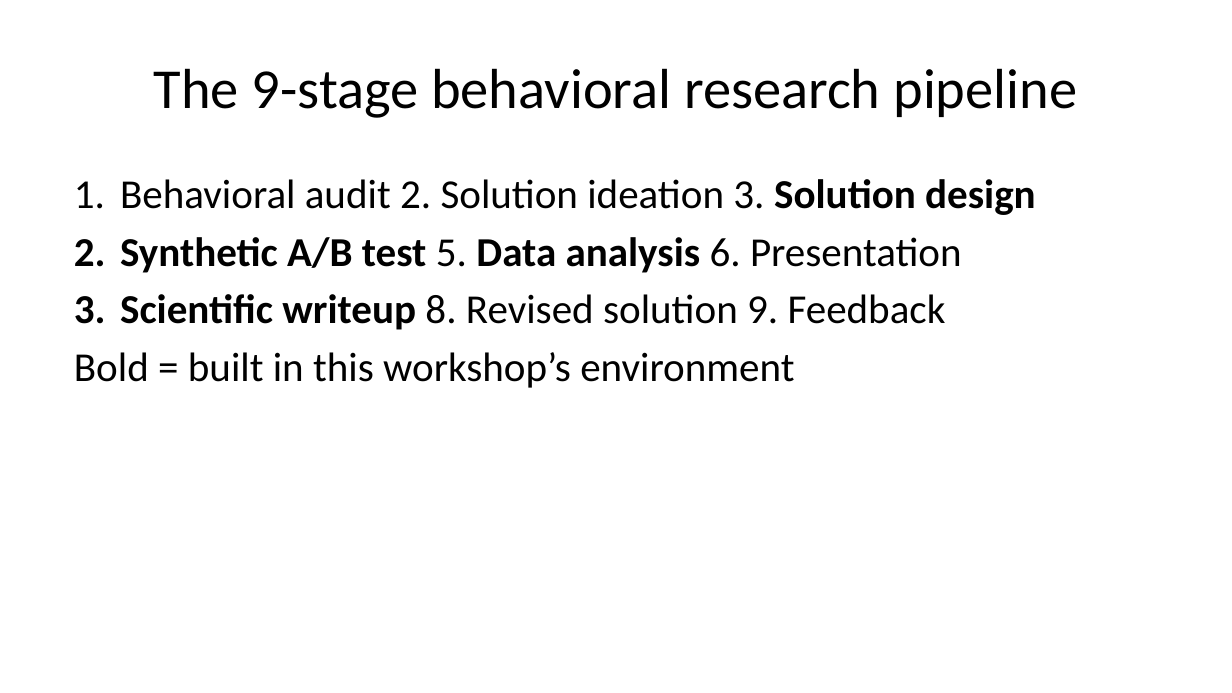
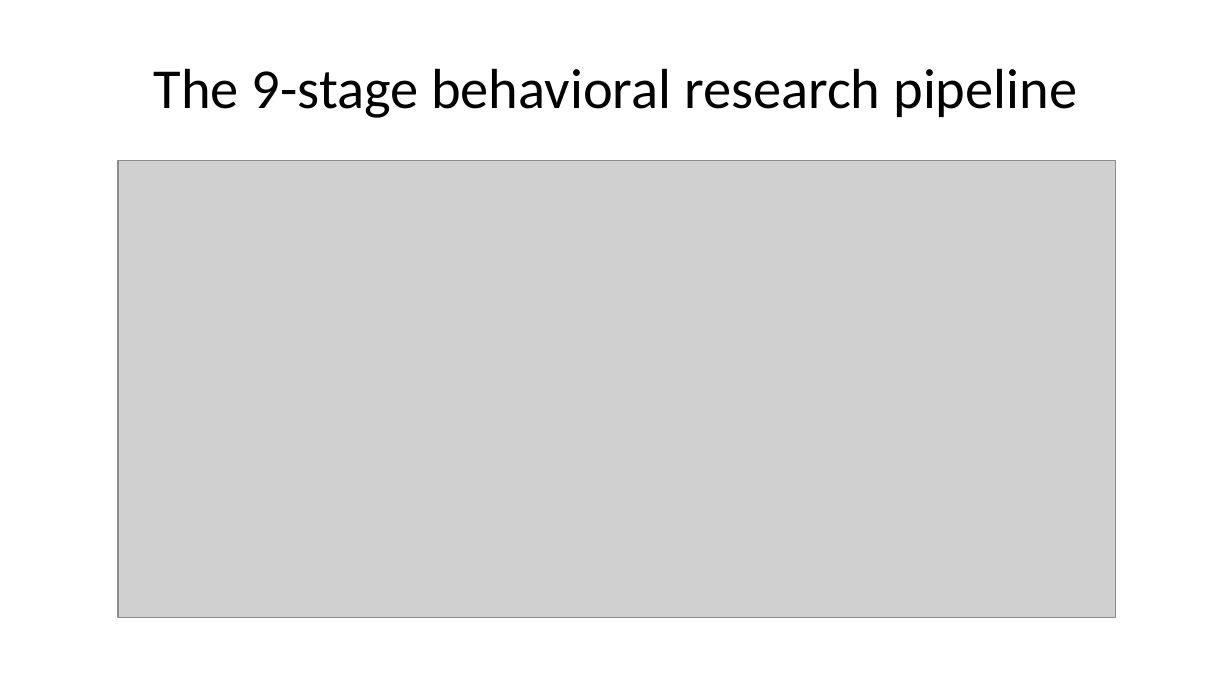
Before and after one commit to prof-stephenshu/behavioral-research-env, a slide deck: slide 10 of presentations/2026-workshop/slides.pptx. Drawn at 1232x693 pixels with LibreOffice and Linux fonts; fonts in the diff are those of the drawing; grey boxes stand for pictures. Boxes give left, top, right and bottom in pixels: in the first picture for what was removed or moved away, otherwise in the second. Text is boxed around its words. In the diff, an @@ line names an element or a change of style, - is before the commit and + after.

Commit message:
Address slide feedback: visual pipeline, concrete skill example, Stage 4 data sample
Three of four requested changes (branding pending a sample attachment):

- Replaced the plain text list of the 9-stage pipeline with a visual
  snake-flow diagram, built stages highlighted in green vs deferred in
  gray (assets/make_pipeline_diagram.py)
- Added a new slide showing a trimmed excerpt of the real
  behavioral-design SKILL.md, since Skill was previously only described
  abstractly
- Added a new Stage 4 under the hood slide showing the subjects_data.csv
  schema plus two real rows (one per condition) pulled from this
  workshop own N=400 run

Also fixed a second instance of the pandoc pptx overflow-splitting bug:
a table followed by a caption paragraph under one heading again produced
a silent orphan slide, fixed the same way as before by folding the
caption into the lead-in sentence instead of a trailing paragraph.
Verified final slide count and titles with python-pptx directly rather
than trusting the markdown round-trip, since that round-trip can itself
introduce misleading artifacts.

```diff
--- a/presentations/2026-workshop/slides.pptx
+++ b/presentations/2026-workshop/slides.pptx
@@ text removed at (x1=74, y1=179, x2=1036, y2=388) @@
-1. Behavioral audit 2. Solution ideation 3. Solution design
-2. Synthetic A/B test 5. Data analysis 6. Presentation
-3. Scientific writeup 8. Revised solution 9. Feedback
-Bold = built in this workshop’s environment
@@ picture added at (x1=118, y1=161, x2=1116, y2=618) @@
```
Also in this commit, not shown: 2 slides added, 3 other files.
